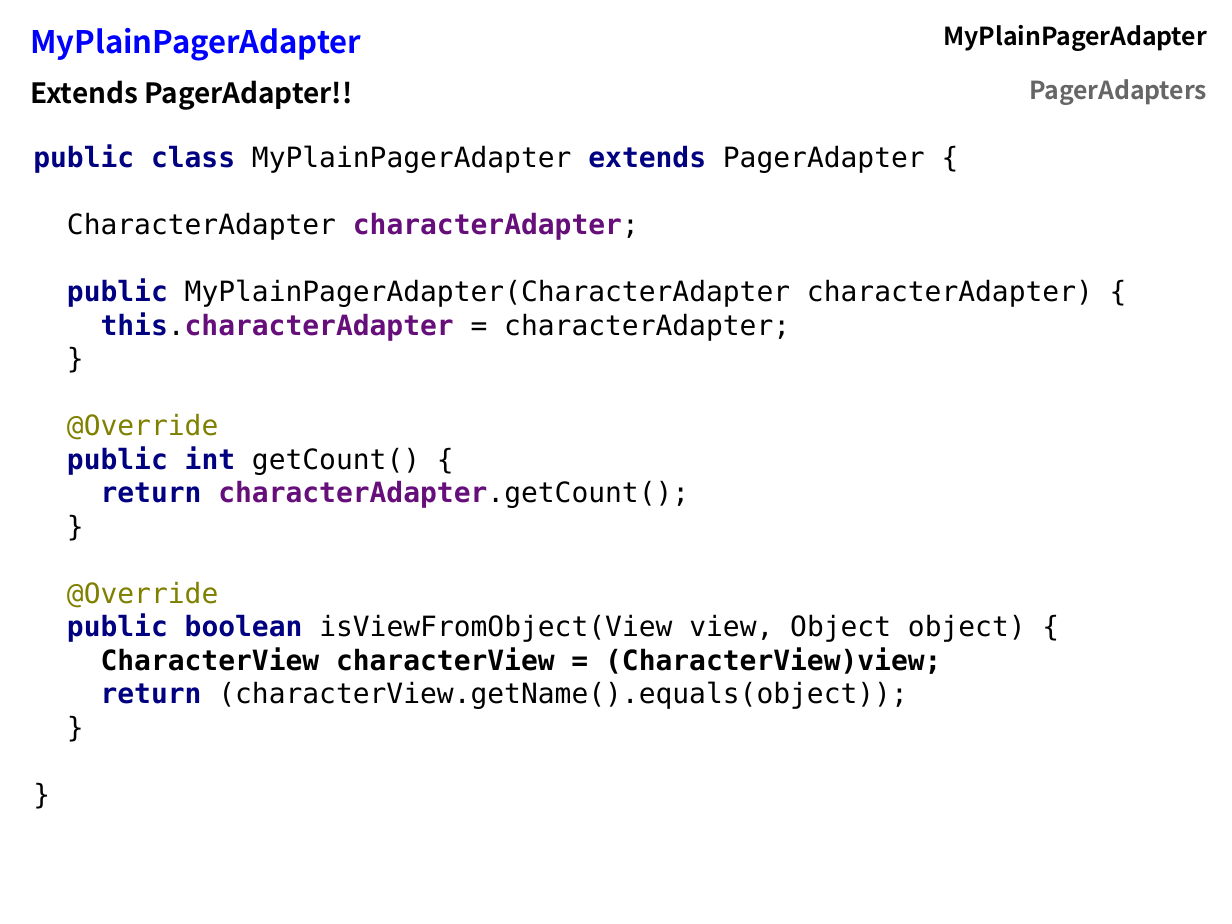
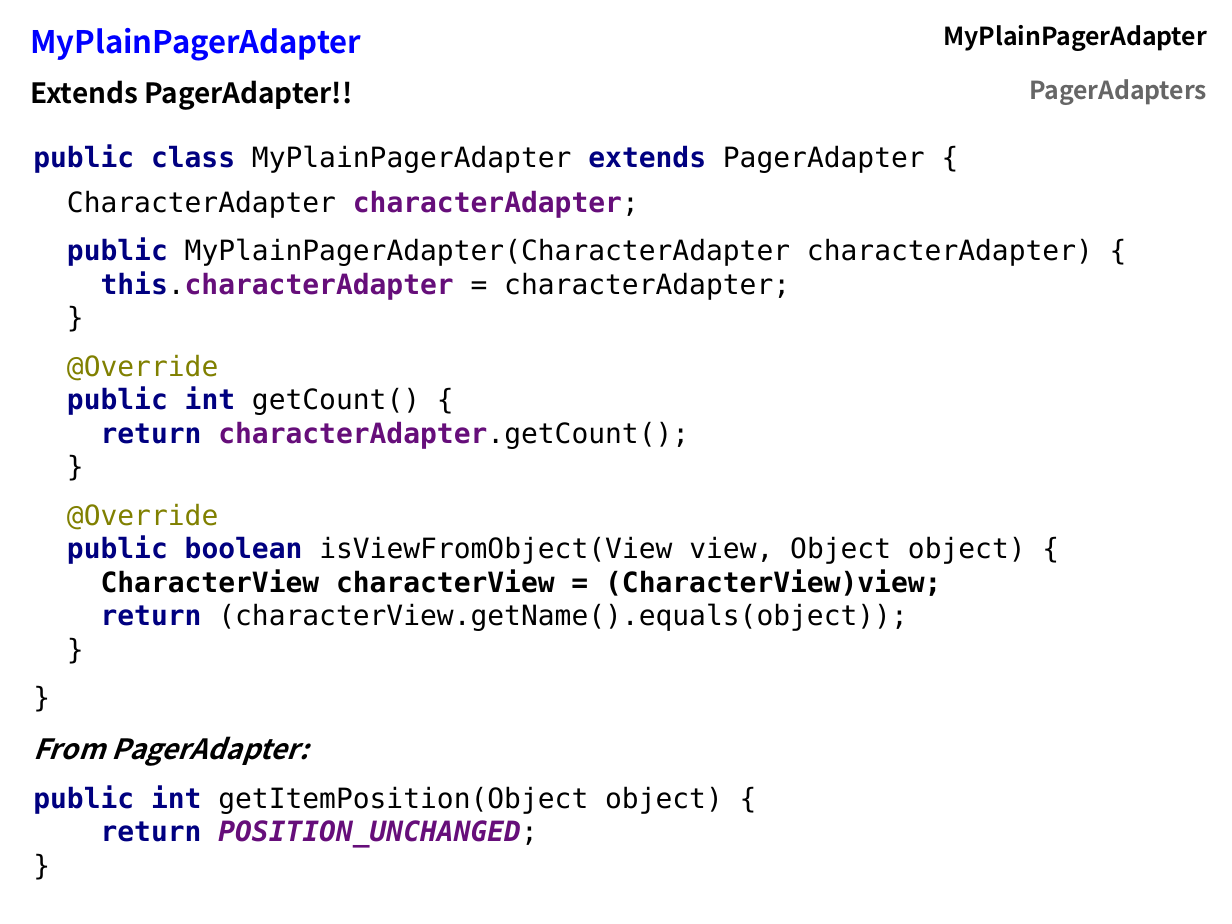
Before and after one commit to flocela/PagerAdaptersHandouts, a slide deck: slide 30 of PagerAdapterPresentation.odp (slide 20 before the commit). Drawn at 1232x924 pixels with LibreOffice and Linux fonts; fonts in the diff are those of the drawing. Boxes give left, top, right and bottom in pixels: in the first picture for what was removed or moved away, otherwise in the second. Text is boxed around its words. In the diff, an @@ line names an element or a change of style, - is before the commit and + after.

```diff
--- a/PagerAdapterPresentation.odp
+++ b/PagerAdapterPresentation.odp
@@ text "public class MyPlainPagerAdapter extends PagerAdapter ..." rewrapped from [33, 145, 1093, 709] to [33, 145, 1093, 631] @@
@@ text added at [33, 736, 723, 847], 18 pt, text #000000, bold @@
+From PagerAdapter:
+public int getItemPosition(Object object) {
+return POSITION_UNCHANGED;
+}
```
Also in this commit, not shown: 31 other slides changed, 10 slides added, 3 slides removed, 11 other files.
